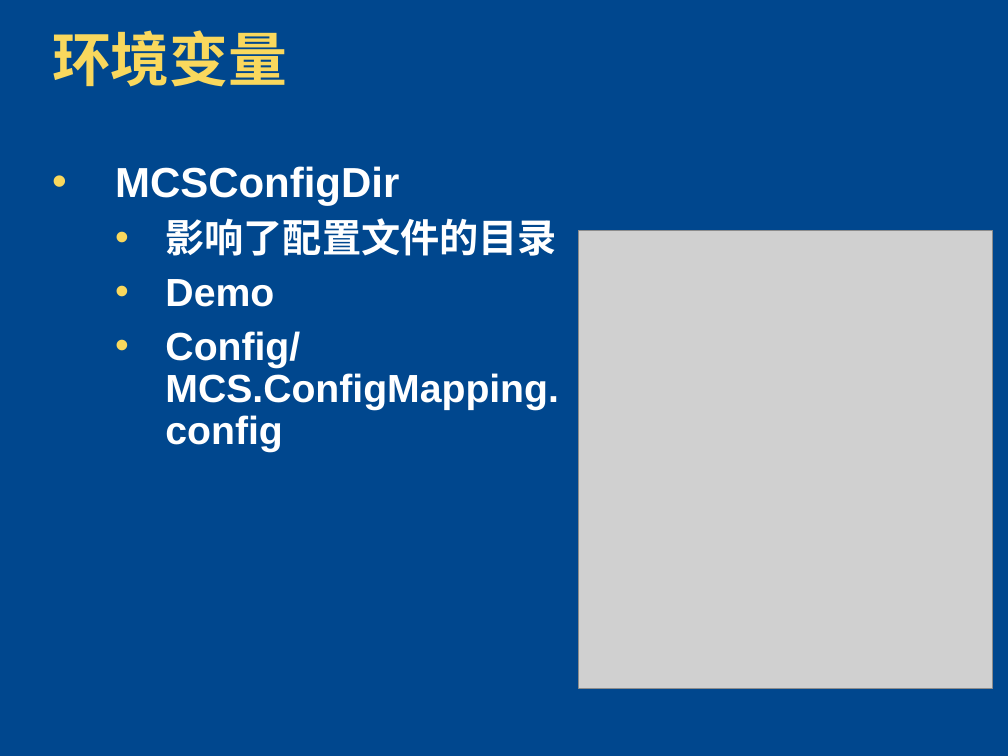
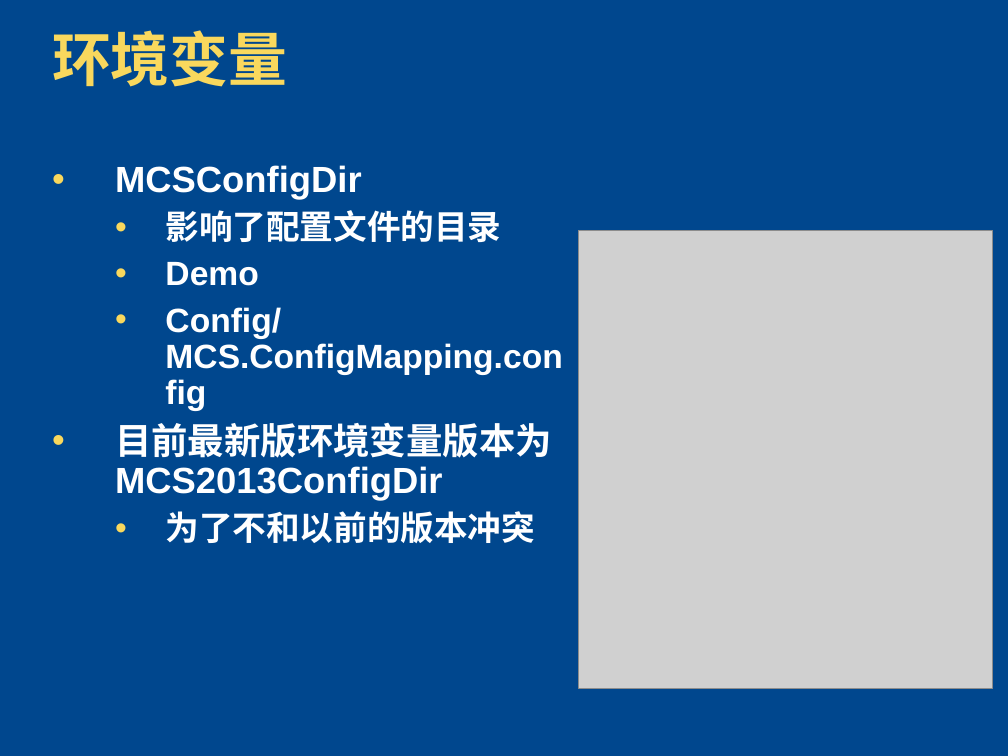
Before and after one commit to zhshen/AK47Documents, a slide deck: slide 22 of 平台开发培训/01-MCS.Framework Dev-Environment.pptx (slide 18 before the commit). Drawn at 1008x756 pixels with LibreOffice and Linux fonts; fonts in the diff are those of the drawing; grey boxes stand for pictures; background and template pictures are left out. Boxes give left, top, right and bottom in pixels: in the first picture for what was removed or moved away, otherwise in the second. Text is boxed around its words. In the diff, an @@ line names an element or a change of style, - is before the commit and + after.

Commit message:
调整配置文档的一些示例。按照最新的版本来配置。

```diff
--- a/平台开发培训/01-MCS.Framework Dev-Environment.pptx
+++ b/平台开发培训/01-MCS.Framework Dev-Environment.pptx
@@ text at bbox=[115, 165, 562, 375]: size 30 to 26 pt in "MCSConfigDir"; size 28 to 24 pt in "影响了配置文件的目录", "Demo", "Config/ MCS.ConfigMapping.config"; less space between paragraphs @@
@@ text at bbox=[115, 422, 552, 543]: paragraphs added @@
+• 目前最新版环境变量版本为MCS2013ConfigDir
+  • 为了不和以前的版本冲突
```
Also in this commit, not shown: 8 other slides changed, 8 slides added.
